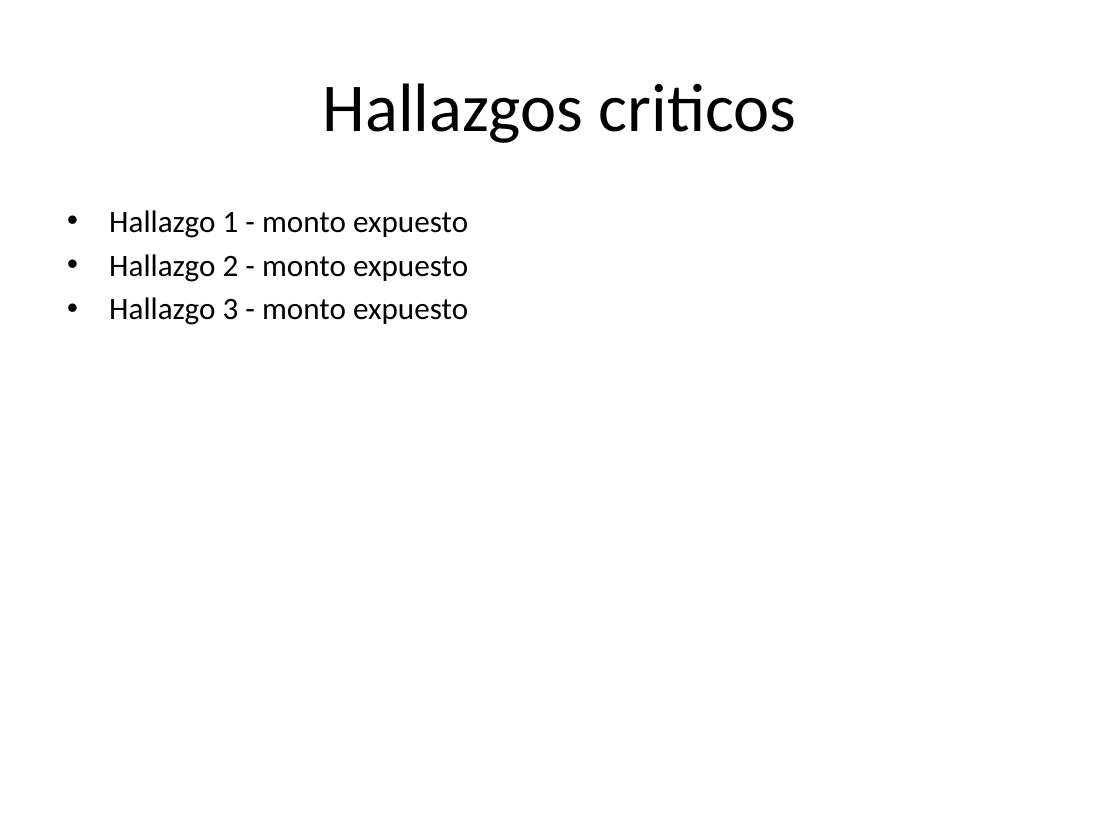
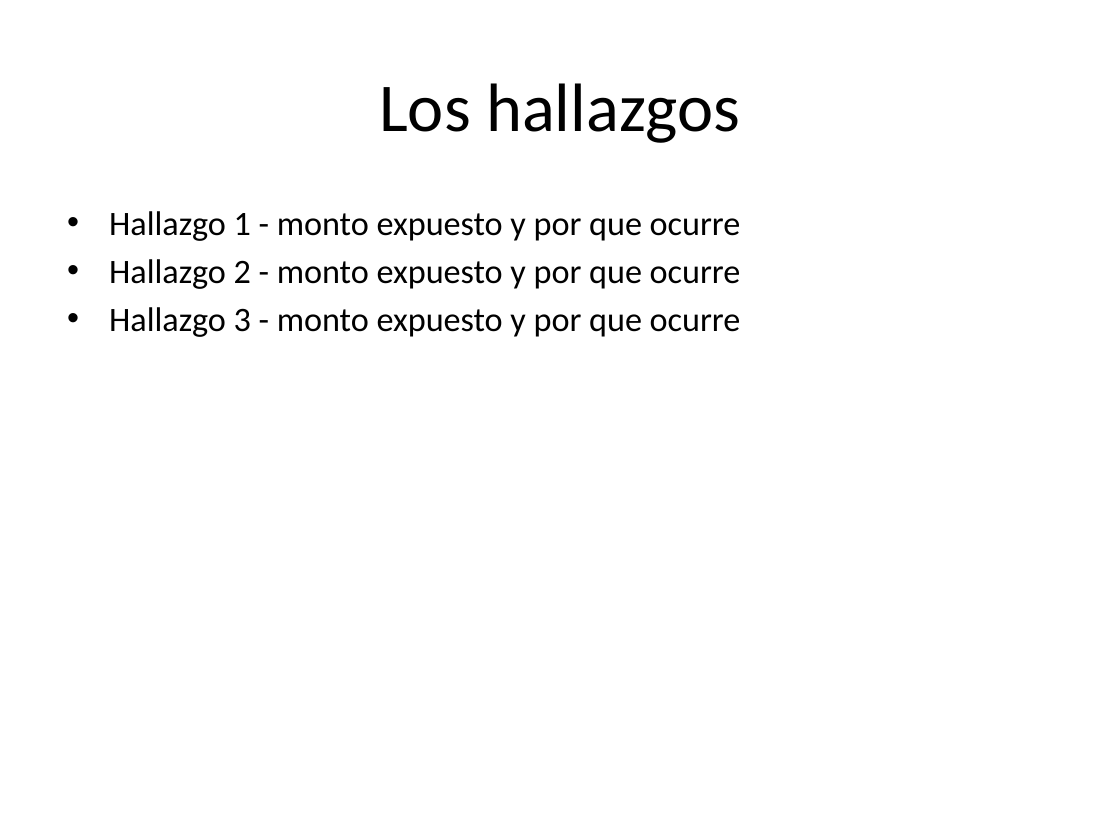
Before and after one commit to wcalcagno/hackathon-ubb-2026, a slide deck: slide 3 of templates/plantilla-presentacion.pptx (slide 6 before the commit). Drawn at 1120x840 pixels with LibreOffice and Linux fonts; fonts in the diff are those of the drawing. Boxes give left, top, right and bottom in pixels: in the first picture for what was removed or moved away, otherwise in the second. Text is boxed around its words. In the diff, an @@ line names an element or a change of style, - is before the commit and + after.

```diff
--- a/templates/plantilla-presentacion.pptx
+++ b/templates/plantilla-presentacion.pptx
@@ title at box(379, 83, 740, 143): text changed @@
-Hallazgos criticos
+Los hallazgos
@@ text at box(109, 211, 741, 337): text changed; size 20 to 22 pt @@
-• Hallazgo 1 - monto expuesto
-• Hallazgo 2 - monto expuesto
-• Hallazgo 3 - monto expuesto
+• Hallazgo 1 - monto expuesto y por que ocurre
+• Hallazgo 2 - monto expuesto y por que ocurre
+• Hallazgo 3 - monto expuesto y por que ocurre
```
Also in this commit, not shown: 1 other slide changed, 4 slides added, 10 slides removed, 4 other files.
